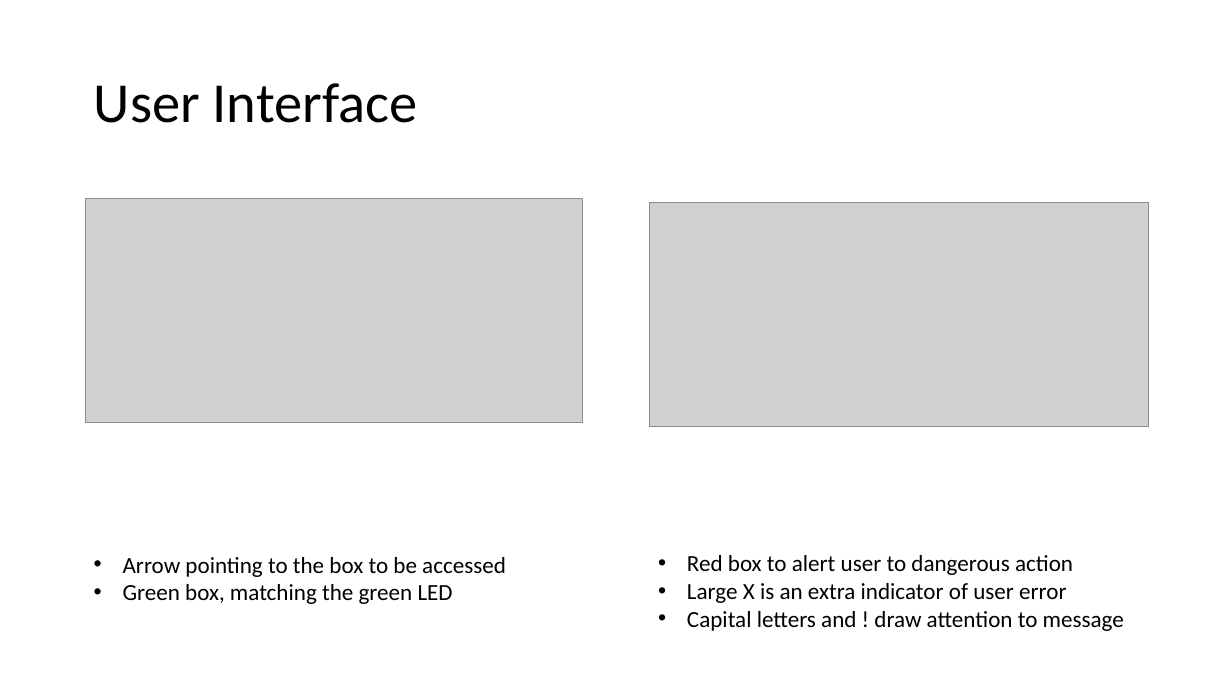
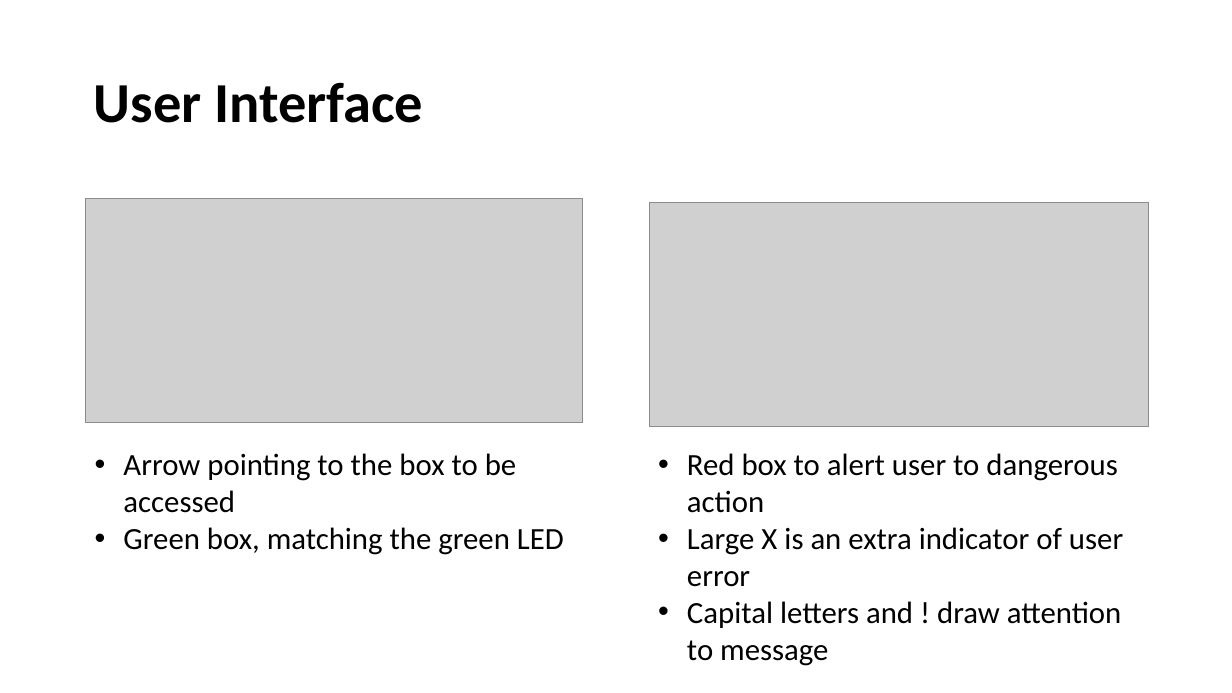
Before and after one commit to cianashby1337/IOT_CA1_Documentation, a slide deck: slide 11 of Screencast_PowerPoint.pptx. Drawn at 1232x693 pixels with LibreOffice and Linux fonts; fonts in the diff are those of the drawing; grey boxes stand for pictures. Boxes give left, top, right and bottom in pixels: in the first picture for what was removed or moved away, otherwise in the second. Text is boxed around its words. In the diff, an @@ line names an element or a change of style, - is before the commit and + after.

Commit message:
Adjust fonts in main powerpoint file
- Headings are 44 bold
- Body is 24
- The user testing metric slide could not go higher than 18 in the grid

```diff
--- a/Screencast_PowerPoint.pptx
+++ b/Screencast_PowerPoint.pptx
@@ title "User Interface" at [94,82,423,123]: bold on @@
@@ text "Arrow pointing to the box ..." at [123,453,564,555]: size 18 to 24 pt @@
@@ text "Arrow pointing to the box ...": place and size @@
-text "Arrow pointing to the box ..." at [123,557,506,604]
+text "Arrow pointing to the box ..." at [123,453,564,555]
@@ text "Red box to alert user ...": place and size @@
-text "Red box to alert user ..." at [687,555,1124,631]
+text "Red box to alert user ..." at [687,453,1123,666]
@@ text "Red box to alert user ..." at [687,453,1123,666]: size 18 to 24 pt @@
```
Also in this commit, not shown: 24 other slides changed.
